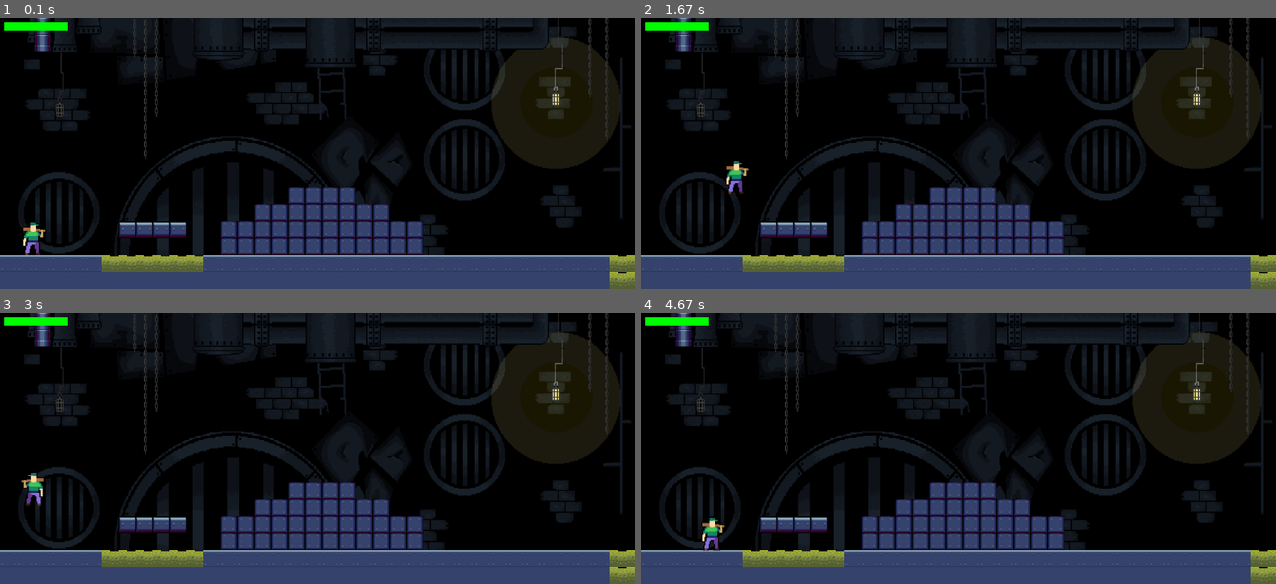
Above: before the commit, frames 1-4 (two rows, left to right).
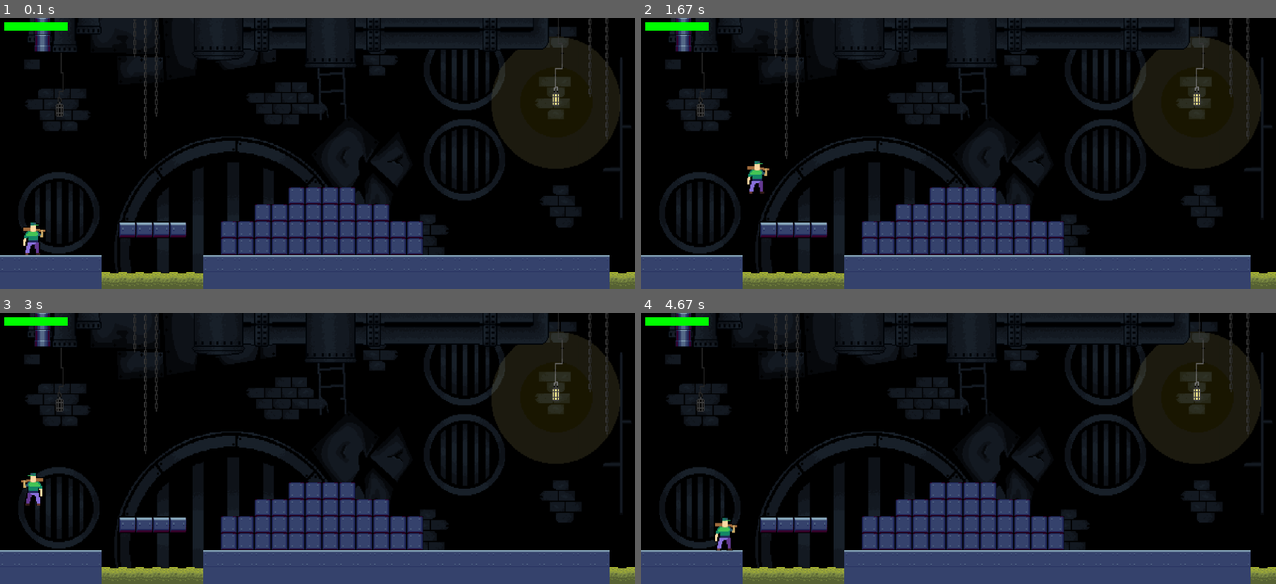
Above: after the commit, the same moments.

Repository: Labourguignonn/JOGO-IP
Game: pygame game, started from teste_vida.py
The game is run twice, just before and just after one commit, with the same random seed, the same clock (stepped at 60 frames per second) and the same inputs.
Inputs:
- Up to frame 1 (0.1 s): no input
- Up to frame 2 (1.67 s): hold Right 0.33-0.8 s; hold Up 0.83-1.13 s; tap Space at 0.9, 1.23, 1.53 s; hold Right 1.17-1.63 s
- Up to frame 3 (3 s): hold Left 1.67-2.2 s; tap Space at 1.73, 2.03, 2.3, 2.6, 2.73 s; hold Left 2.23-2.63 s; hold Up from 2.67 s (still down)
- Up to frame 4 (4.67 s): release Up at 3.03 s; hold Right 3.07-3.7 s; tap Space at 3.13, 3.43, 3.8, 4.1, 4.3, 4.6 s; hold Left 3.73-4.2 s; hold Right from 4.23 s (still down)

The runs differ from the first frame. In frame 1, 2.2% of the frame differs, in the area x 16-100%, y 87-100%; in frame 2, 2.7%, in the area x 13-100%, y 52-100%; in frame 3, 2.3%; in frame 4, 2.7%.

Commit message:
modified:   __pycache__/button.cpython-311.pyc 	modified:   "__pycache__/fun\303\247oes.cpython-311.pyc" 	modified:   __pycache__/jogador.cpython-311.pyc 	modified:   __pycache__/life.cpython-311.pyc 	modified:   level1_data.csv 	renamed:    world.py -> teste_vida.py

Diff:
--- a/level1_data.csv
+++ b/level1_data.csv
@@ -3,14 +3,14 @@
 -1,-1,8,-1,-1,-1,-1,-1,-1,-1,-1,-1,-1,-1,-1,-1,-1,-1,-1,-1,-1,-1,-1,-1,-1,-1,-1,-1,-1,-1,-1,-1,-1,-1,-1,-1,-1,-1,-1,-1, …(323 unchanged characters)…
 -1,-1,-1,-1,-1,-1,-1,-1,-1,-1,-1,-1,-1,-1,-1,-1,-1,-1,-1,-1,-1,-1,-1,-1,-1,-1,-1,-1,-1,-1,-1,-1,-1,-1,-1,-1,-1,-1,-1,-1 …(323 unchanged characters)…
 -1,-1,-1,-1,-1,-1,-1,-1,-1,-1,-1,-1,-1,-1,-1,-1,-1,-1,-1,-1,-1,-1,-1,-1,-1,-1,-1,-1,-1,-1,-1,-1,-1,-1,-1,-1,-1,-1,-1,-1 …(330 unchanged characters)…
--1,-1,-1,-1,-1,-1,-1,-1,-1,-1,-1,-1,-1,-1,-1,-1,-1,-1,-1,-1, …(86 unchanged characters)… ,-1,-1,-1,-1,-1,-1,-1,-1,-1,-1,-1,-1,-1,2,2,2,2,-1,-1,-1,-1,-1,-1,-1,-1,-1,-1,-1, …(215 unchanged characters)…
+-1,-1,-1,-1,-1,-1,-1,-1,-1,-1,-1,-1,-1,-1,-1,-1,-1,-1,-1,-1, …(86 unchanged characters)… ,-1,-1,-1,-1,-1,-1,-1,-1,-1,-1,-1,-1,-1,-1,2,2,2,-1,-1,-1,-1,-1,-1,-1,-1,-1,-1,-1, …(215 unchanged characters)…
 -1,-1,-1,-1,-1,-1,-1,-1,-1,-1,-1,-1,-1,-1,-1,-1,-1,-1,-1,-1,-1,-1,-1,-1,-1,-1,-1,-1,-1,-1,-1,-1,-1,-1,-1,-1,-1,-1,-1,-1 …(318 unchanged characters)…
 -1,-1,-1,-1,-1,-1,-1,-1,-1,-1,-1,-1,-1,-1,-1,-1,-1,-1,-1,-1,-1,-1,-1,-1,-1,-1,-1,-1,-1,-1,-1,-1,-1,-1,-1,-1,-1,-1,-1,-1 …(312 unchanged characters)…
--1,-1,-1,-1,-1,-1,-1,-1,-1,-1,-1,-1,-1,-1,-1,-1,-1,-1,-1,-1,-1,-1,-1,-1,-1,-1,-1,-1,-1,-1,-1,-1,-1,-1,-1,-1,-1,-1,-1,-1,-1,-1,-1,-1,-1,-1,-1,-1,-1,-1,-1,-1,-1,-1,-1,-1,-1,-1,-1,-1,8,-1,-1,-1,-1,-1,7,-1,-1,-1,-1,-1,-1,-1,-1,-1,-1,-1,7,-1,- …(202 unchanged characters)…
--1,-1,-1,-1,-1,-1,-1,-1,-1,-1,-1,-1,-1,-1,-1,-1,-1,-1,7,-1,-1,-1,-1,-1,-1,-1,-1,-1,-1,-1,-1,-1,-1,-1,-1,-1,-1,-1,-1,-1,-1,-1,-1,-1,-1,-1,-1,-1,-1,-1,-1,-1,7,-1,-1,-1,-1,-1,-1,-1,-1,-1,-1,-1,-1,2,2,2,2,-1,-1,-1,-1,-1,-1,-1,-1,5,5,5,5,-1,-1,- …(179 unchanged characters)…
--1,-1,-1,-1,-1,-1,-1,-1,-1,-1,-1,-1,-1,-1,-1,-1,-1,5,5,5,5,-1,-1,-1,-1,-1,-1,-1,-1,-1,-1,-1,-1,-1,-1,-1,-1,-1,-1,-1,-1,-1,-1,-1,-1,-1,-1,-1,-1,-1,5,5,5,5,-1,-1,-1,-1,-1,-1,-1,-1,-1,-1,-1,-1,-1,-1,-1,-1,-1,-1,-1,-1,-1,-1,-1,5,5,5,5,-1,-1,-1,-1,- …(175 unchanged characters)…
--1,-1,-1,-1,-1,-1,-1,-1,-1,-1,-1,-1,-1,-1,-1,5,5,5,5,5,5,5,5,-1,-1,-1,-1,-1,-1,-1,-1,-1,-1,-1,-1,-1,-1,-1,-1,-1,-1,-1,-1,-1,-1,-1,-1,-1,5,5,5,5,5,5,5,5,-1,-1,-1,-1,-1,-1,-1,-1,-1,-1,-1,-1,-1,-1,-1,-1,-1,-1,7,5,5,5,5,5,5,5,5,7,-1,-1,-1,-1,-1,-1,-1,-1,-1,-1,-1,-1,-1,-1,-1,-1,-1,5,5,5,5,5,5,-1,-1,4,-1,-1,-1,-1,5,5,5,5,5,5,5,5,5,5,5,5,5,5,-1,-1,-1,-1,-1,-1,-1,-1,-1,-1,-1,-1,-1,-1,-1,-1,-1,-1,-1,-1,-1,-1
--1,-1,-1,-1,-1,-1,-1,2,2,2,2,-1,-1,5,5,5,5,5,5,5,5,5,5,5,5,-1,-1,-1,-1,-1,-1,-1,-1,-1,-1,-1,-1,-1,-1,-1,-1,-1,-1,-1,-1,-1,-1,-1,5,5,5,5,5,5,5,5,-1,-1,-1,-1,-1,-1,-1,-1,-1,-1,-1,-1,-1,-1,-1,-1,-1,5,5,5,5,5,5,5,5,5,5,5,5,-1,-1,-1,-1,-1,-1,-1,-1,-1,-1,-1,-1,-1,-1,-1,5,5,5,5,5,5,5,-1,-1,4,-1,-1,-1,-1,5,5,5,5,5,5,5,5,5,5,5,5,5,5,-1,-1,-1,-1,-1,-1,-1,-1,-1,-1,-1,-1,2,2,2,-1,-1,-1,-1,-1,-1,-1
--1,-1,6,-1,-1,-1,-1,-1,-1,-1,-1,-1,-1,5,5,5,5,5,5,5,5,5,5,5,5,-1,-1,7,-1,-1,-1,-1,-1,-1,7,-1,-1,-1,-1,-1,-1,-1,-1,-1,-1,-1,5,5,5,5,5,5,5,5,5,5,-1,-1,-1,-1,-1,-1,-1,-1,-1,-1,-1,-1,7,-1,-1,-1,-1,5,5,5,5,5,5,5,5,5,5,5,5,-1,-1,-1,-1,-1,-1,-1,-1,-1,-1,-1,-1,-1,-1,7,5,5,5,5,5,5,5,-1,-1,4,-1,-1,7,-1,5,5,5,5,5,5,5,5,5,5,5,5,5,5,-1,-1,-1,7,-1,-1,-1,-1,-1,-1,-1,-1,-1,-1,-1,-1,-1,-1,-1,-1,-1,-1
-0,0,0,0,0,0,3,3,3,3,3,3,0,0,0,0,0,0,0,0,0,0,0,0,0,0,0,0,0,0,0,0,0,0,0,0,3,3,3,3,0,0,-1,-1,-1,-1,0,0,0,0,0,0,0,0,0,0,0,3,3,3,3,3,3,3,3,3,0,0,0,0,0,0,0,0,0,0,0,0,0,0,0,0,0,0,0,0,0,0,0,0,3,3,3,3,3,3,3,0,0,0,0,0,0,0,0,0,0,0,0,0,0,0,0,0,0,0,0,0,0,0,0,0,0,0,0,0,0,0,0,0,0,0,0,3,3,3,3,3,3,0,0,0,0,0,0,0,0,0,0,0
-1,1,1,1,1,1,1,1,1,1,1,1,1,1,1,1,1,1,1,1,1,1,1,1,1,1,1,1,1,1,1,1,1,1,1,1,3,3,3,3,1,1,-1,-1,-1,-1,1,1,1,1,1,1,1,1,1,1,1,1,1,1,1,1,1,1,1,1,1,1,1,1,1,1,1,1,1,1,1,1,1,1,1,1,1,1,1,1,1,1,1,1,1,1,1,1,1,1,1,1,1,1,1,1,1,1,1,1,1,1,1,1,1,1,1,1,1,1, …(67 unchanged characters)…
+-1,-1,-1,-1,-1,-1,-1,-1,-1,-1,-1,-1,-1,-1,-1,-1,-1,-1,-1,-1,-1,-1,-1,-1,-1,-1,-1,-1,-1,-1,-1,-1,-1,-1,-1,-1,-1,-1,-1,-1,-1,-1,-1,-1,-1,-1,-1,-1,-1,-1,-1,-1,7,-1,-1,-1,-1,-1,-1,-1,8,-1,-1,-1,-1,-1,-1,-1,-1,-1,-1,-1,-1,-1,-1,-1,-1,-1,7,-1,- …(202 unchanged characters)…
+-1,-1,-1,-1,-1,-1,-1,-1,-1,-1,-1,-1,-1,-1,-1,-1,-1,-1,7,-1,-1,-1,-1,-1,-1,-1,-1,-1,-1,-1,-1,-1,-1,-1,-1,-1,-1,-1,-1,-1,-1,-1,-1,-1,-1,-1,-1,-1,-1,-1,-1,0,0,0,0,-1,-1,-1,-1,-1,-1,-1,-1,-1,-1,-1,-1,-1,-1,-1,-1,-1,-1,-1,-1,-1,-1,5,5,5,5,-1,-1,- …(179 unchanged characters)…
+-1,-1,-1,-1,-1,-1,-1,-1,-1,-1,-1,-1,-1,-1,-1,-1,-1,5,5,5,5,-1,-1,-1,-1,-1,-1,-1,-1,-1,-1,-1,-1,-1,-1,-1,-1,-1,-1,-1,-1,-1,-1,-1,-1,-1,-1,-1,-1,0,0,1,1,1,0,-1,-1,-1,-1,-1,-1,-1,-1,-1,-1,-1,0,0,0,0,0,-1,-1,-1,-1,-1,-1,5,5,5,5,-1,-1,-1,-1,- …(175 unchanged characters)…
+-1,-1,-1,-1,-1,-1,-1,-1,-1,-1,-1,-1,-1,-1,-1,5,5,5,5,5,5,5,5,-1,-1,-1,-1,-1,-1,-1,-1,-1,-1,-1,-1,-1,-1,-1,-1,-1,-1,-1,-1,-1,-1,-1,-1,-1,0,0,1,1,1,1,0,-1,-1,-1,-1,-1,-1,-1,-1,-1,-1,-1,0,1,1,1,0,0,-1,-1,-1,5,5,5,5,5,5,5,5,7,-1,-1,-1,-1,-1,-1,-1,-1,-1,-1,-1,-1,-1,-1,-1,-1,-1,5,5,5,5,5,5,-1,-1,4,-1,-1,-1,-1,5,5,5,5,5,5,5,5,5,5,5,5,5,5,-1,-1,-1,-1,5,-1,-1,-1,-1,-1,-1,-1,-1,-1,-1,-1,-1,-1,-1,-1,-1,-1
+-1,-1,-1,-1,-1,-1,-1,2,2,2,2,-1,-1,5,5,5,5,5,5,5,5,5,5,5,5,-1,-1,-1,-1,-1,-1,-1,-1,-1,-1,-1,-1,-1,-1,-1,-1,-1,-1,-1,-1,-1,-1,0,1,1,1,1,1,1,0,-1,-1,-1,-1,-1,-1,-1,-1,-1,-1,-1,0,1,1,1,1,0,0,-1,-1,5,5,5,5,5,5,5,5,5,5,-1,-1,-1,-1,-1,-1,-1,-1,-1,-1,-1,-1,-1,-1,-1,5,5,5,5,5,5,5,-1,-1,4,-1,-1,-1,-1,5,5,5,5,5,5,5,5,5,5,5,5,5,5,-1,-1,-1,-1,4,-1,-1,-1,-1,-1,-1,-1,2,2,2,-1,-1,-1,-1,-1,-1,-1
+-1,-1,6,-1,-1,-1,-1,-1,-1,-1,-1,-1,-1,5,5,5,5,5,5,5,5,5,5,5,5,-1,-1,7,-1,-1,-1,-1,-1,-1,7,-1,-1,-1,-1,-1,-1,-1,-1,-1,-1,-1,0,1,1,1,1,1,1,1,0,-1,-1,-1,-1,-1,-1,-1,-1,-1,-1,-1,0,1,1,1,1,1,0,-1,-1,5,5,5,5,5,5,5,5,5,5,-1,-1,-1,-1,-1,-1,-1,-1,-1,-1,-1,-1,-1,-1,7,5,5,5,5,5,5,5,-1,-1,4,-1,-1,7,-1,5,5,5,5,5,5,5,5,5,5,5,5,5,5,-1,-1,-1,-1,4,-1,-1,-1,-1,-1,-1,-1,-1,-1,-1,-1,-1,-1,-1,-1,-1,-1
+0,0,0,0,0,0,-1,-1,-1,-1,-1,-1,0,0,0,0,0,0,0,0,0,0,0,0,0,0,0,0,0,0,0,0,0,0,0,0,-1,-1,-1,-1,0,0,-1,-1,-1,-1,0,1,1,1,1,1,1,1,0,3,3,3,3,3,3,3,3,3,3,3,0,1,1,1,1,1,1,0,0,0,0,0,0,0,0,0,0,0,0,0,0,0,0,0,-1,-1,-1,-1,-1,-1,-1,0,0,0,0,0,0,0,0,0,0,0,0,0,0,0,0,0,0,0,0,0,0,0,0,0,0,0,0,0,0,0,3,3,3,3,3,3,3,3,3,3,0,0,0,0,0,0,0,0,0,0,0,0
+1,1,1,1,1,1,3,3,3,3,3,3,1,1,1,1,1,1,1,1,1,1,1,1,1,1,1,1,1,1,1,1,1,1,1,1,3,3,3,3,1,1,-1,-1,-1,-1,1,1,1,1,1,1,1,1,1,0,0,0,0,0,0,0,0,0,0,0,1,1,1,1,1,1,1,1,1,1,1,1,1,1,1,1,1,1,1,1,1,1,1,1,-1,-1,-1,-1,-1,-1,-1,1,1,1,1,1,1,1,1,1,1,1,1,1,1,1,1,1,1,1, …(67 unchanged characters)…
--- a/world.py
+++ b/teste_vida.py
@@ -18,7 +18,7 @@
 ################### LUCAS ###############################
 FPS = 60
 clock = pygame.time.Clock()
-PLAYER_VEL = 3
+PLAYER_VEL = 4
 SCROLL_THRESH = 300
 GRAVITY = 0.1
 
@@ -231,6 +231,8 @@
         #check for collision with water
         if pygame.sprite.spritecollide(self, water_group, False):
             self.health = 0
+        if self.rect.bottom > altura:
+            self.health = 0
         if self.char_type == 'player':
             if self.rect.left + dx < 0 or self.rect.right + dx > largura + 0:
                 dx = 0
